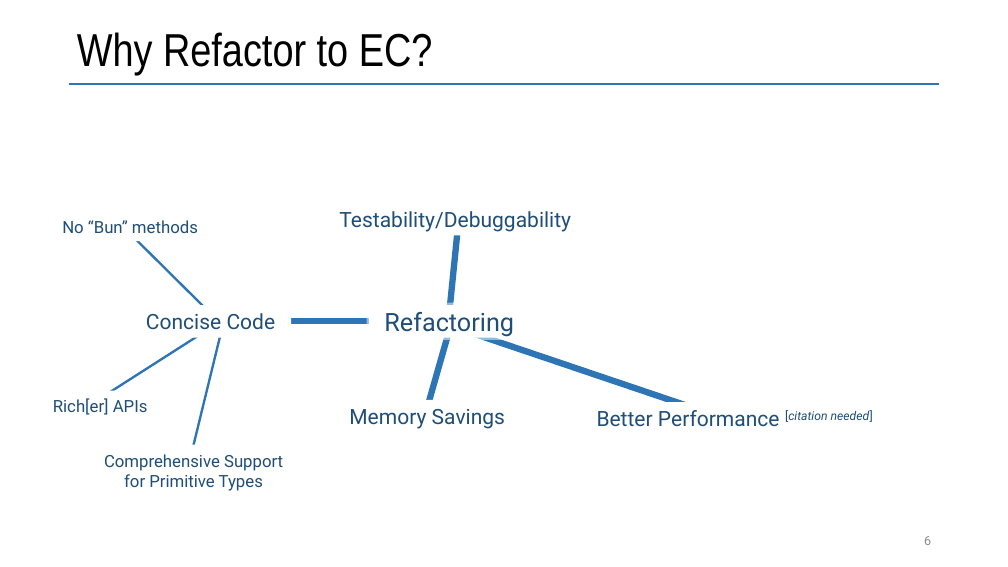
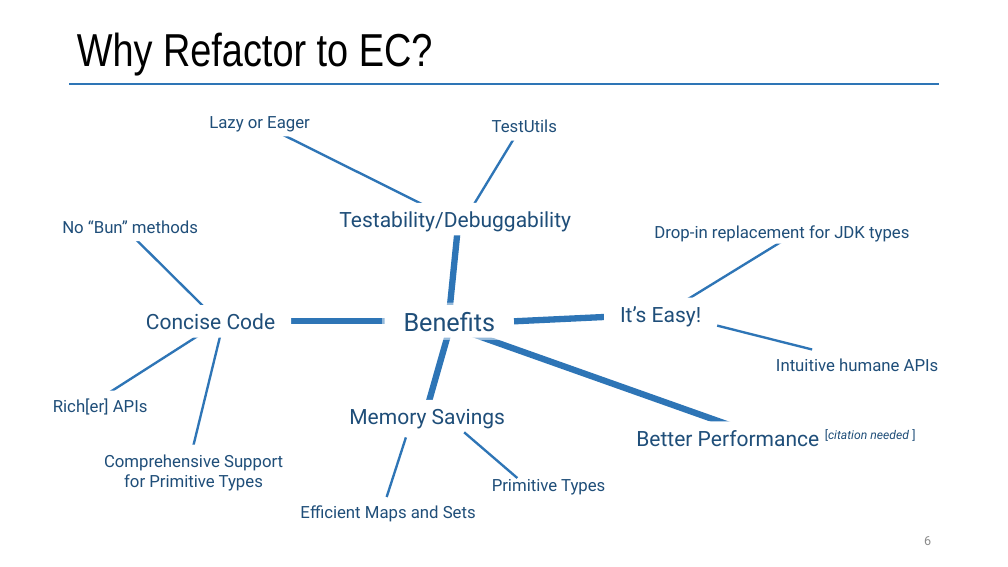
Before and after one commit to vmzakharov/refactor-to-ec, a slide deck: slide 6 of docs/RefactorToEcIntro.pptx. Drawn at 1008x567 pixels with LibreOffice and Linux fonts; fonts in the diff are those of the drawing. Boxes give left, top, right and bottom in pixels: in the first picture for what was removed or moved away, otherwise in the second. Text is boxed around its words. In the diff, an @@ line names an element or a change of style, - is before the commit and + after.

```diff
--- a/docs/RefactorToEcIntro.pptx
+++ b/docs/RefactorToEcIntro.pptx
@@ text added at box(209, 116, 310, 132), 16 pt, text #1F4E79 @@
+Lazy or Eager
@@ text added at box(492, 119, 557, 132), 16 pt, text #1F4E79 @@
+TestUtils
@@ line added from (264, 126) to (452, 219), #2E75B6 2.25 pt @@
@@ line added from (520, 130) to (463, 223), #2E75B6 2.25 pt @@
@@ text added at box(654, 225, 909, 242), 16 pt, text #1F4E79 @@
+Drop-in replacement for JDK types
@@ line added from (782, 241) to (669, 311), #2E75B6 2.25 pt @@
@@ rounded rectangle "Benefits": place and size @@
-rounded rectangle "Benefits" at box(369, 306, 530, 338)
+rounded rectangle "Benefits" at box(385, 306, 514, 338)
@@ text in rounded rectangle at box(404, 312, 496, 332): text changed @@
-Refactoring
+Benefits
@@ line moved from (703, 411) - (456, 327) to (744, 430) - (454, 327) @@
@@ line added from (514, 321) to (671, 314), #2E75B6 6 pt @@
@@ text added at box(620, 306, 702, 327), 20 pt, text #1F4E79 @@
+It’s Easy!
@@ line added from (812, 349) to (671, 314), #2E75B6 2.25 pt @@
@@ text added at box(776, 358, 939, 371), 16 pt, text #1F4E79 @@
+Intuitive humane APIs
@@ line added from (406, 438) to (386, 497), #2E75B6 2.25 pt @@
@@ line added from (464, 433) to (517, 478), #2E75B6 2.25 pt @@
@@ text at box(636, 429, 909, 447): spaces changed @@
-Better Performance [citation needed]
+Better Performance [citation needed ]
@@ text added at box(492, 476, 605, 495), 16 pt, text #1F4E79 @@
+Primitive Types
@@ text added at box(300, 505, 476, 522), 16 pt, text #1F4E79 @@
+Efficient Maps and Sets
```
Also in this commit, not shown: 2 other slides changed, 2 slides added, 2 slides removed, 2 other files.
